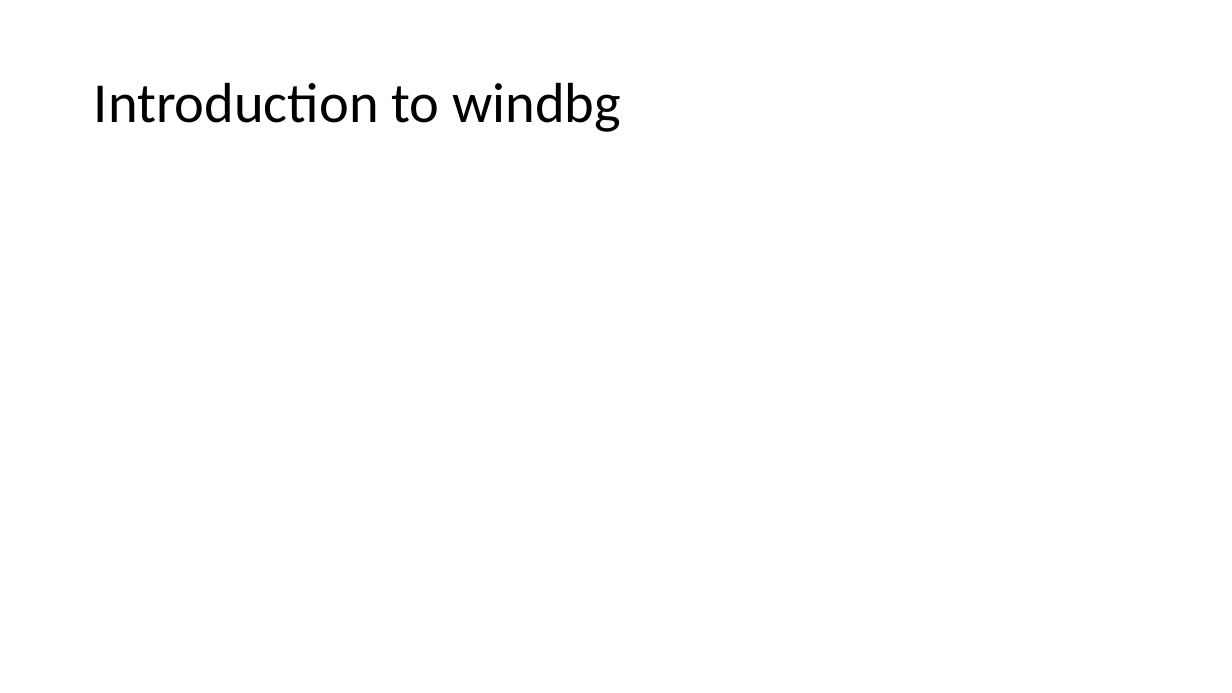
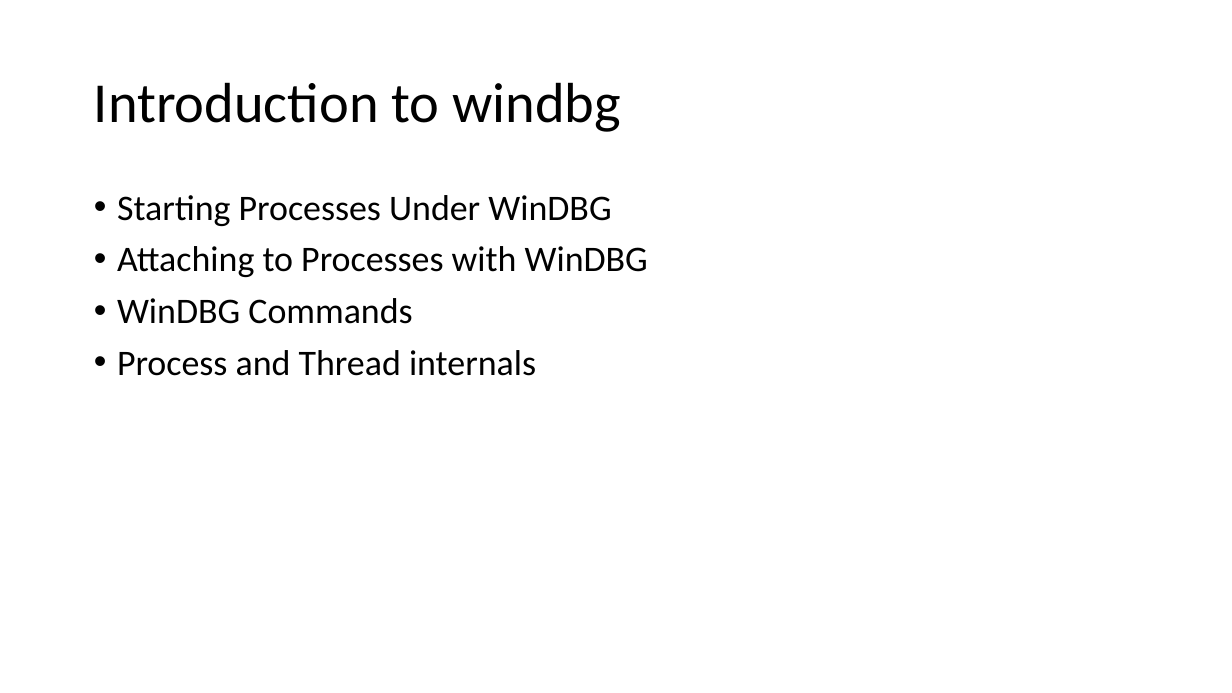
Before and after one commit to amlenduc/OS-Training, a slide deck: slide 9 of Operating System.pptx (slide 6 before the commit). Drawn at 1232x693 pixels with LibreOffice and Linux fonts; fonts in the diff are those of the drawing. Boxes give left, top, right and bottom in pixels: in the first picture for what was removed or moved away, otherwise in the second. Text is boxed around its words. In the diff, an @@ line names an element or a change of style, - is before the commit and + after.

```diff
--- a/Operating System.pptx
+++ b/Operating System.pptx
@@ text added at <box>117,195,648,376</box>, 28 pt, text #000000 @@
+• Starting Processes Under WinDBG
+• Attaching to Processes with WinDBG
+• WinDBG Commands
+• Process and Thread internals
```
Also in this commit, not shown: 1 other slide changed, 3 slides added, 1 other file.
